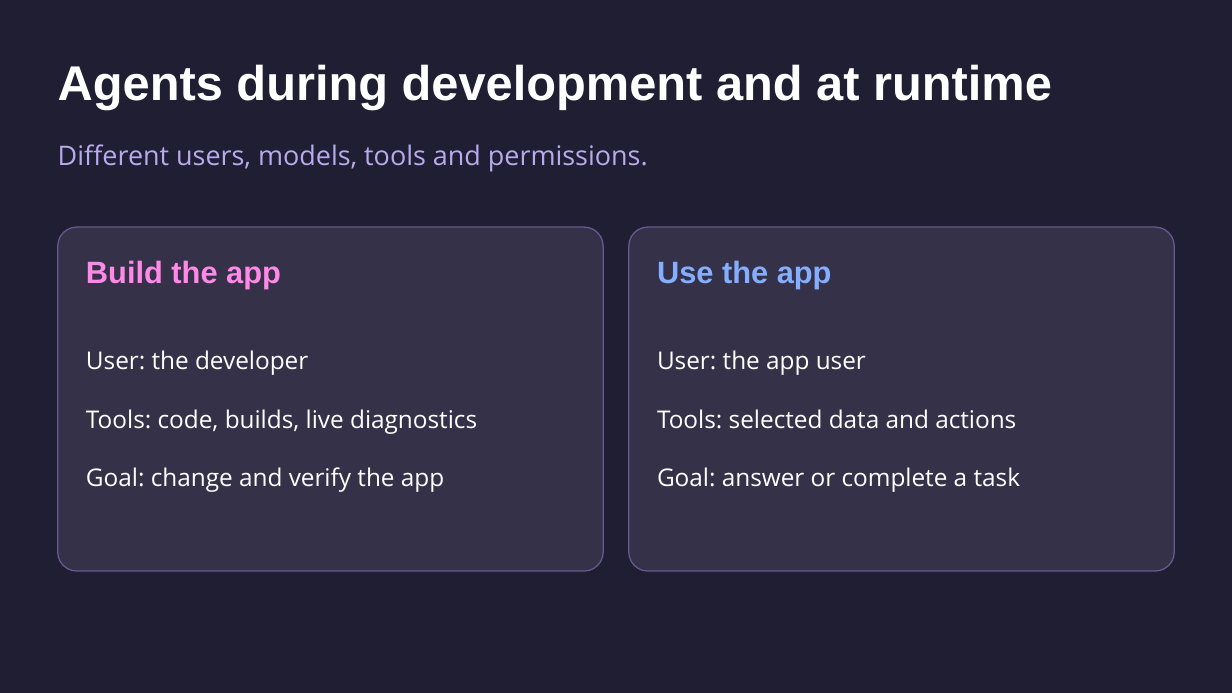
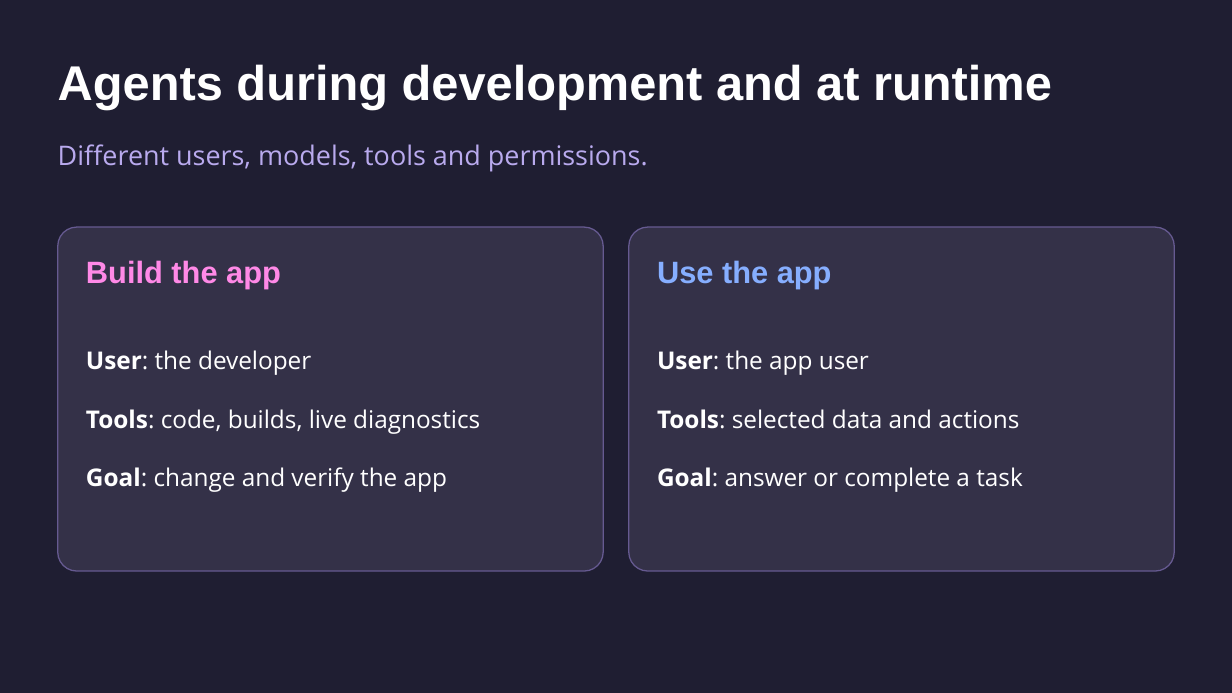
Before and after one commit to mattleibow/dotnetconf2026, a slide deck: slide 2 of slides.pptx. Drawn at 1232x693 pixels with LibreOffice and Linux fonts; fonts in the diff are those of the drawing. Boxes give left, top, right and bottom in pixels: in the first picture for what was removed or moved away, otherwise in the second. Text is boxed around its words. In the diff, an @@ line names an element or a change of style, - is before the commit and + after.

```diff
--- a/slides.pptx
+++ b/slides.pptx
@@ text "User: the developer" at <box>86,350,480,492</box>: bold on in "User:", "Tools:", "Goal:" @@
@@ text "User: the app user" at <box>657,350,1022,492</box>: bold on in "User:", "Tools:", "Goal:" @@
```
Also in this commit, not shown: 14 other slides changed.
